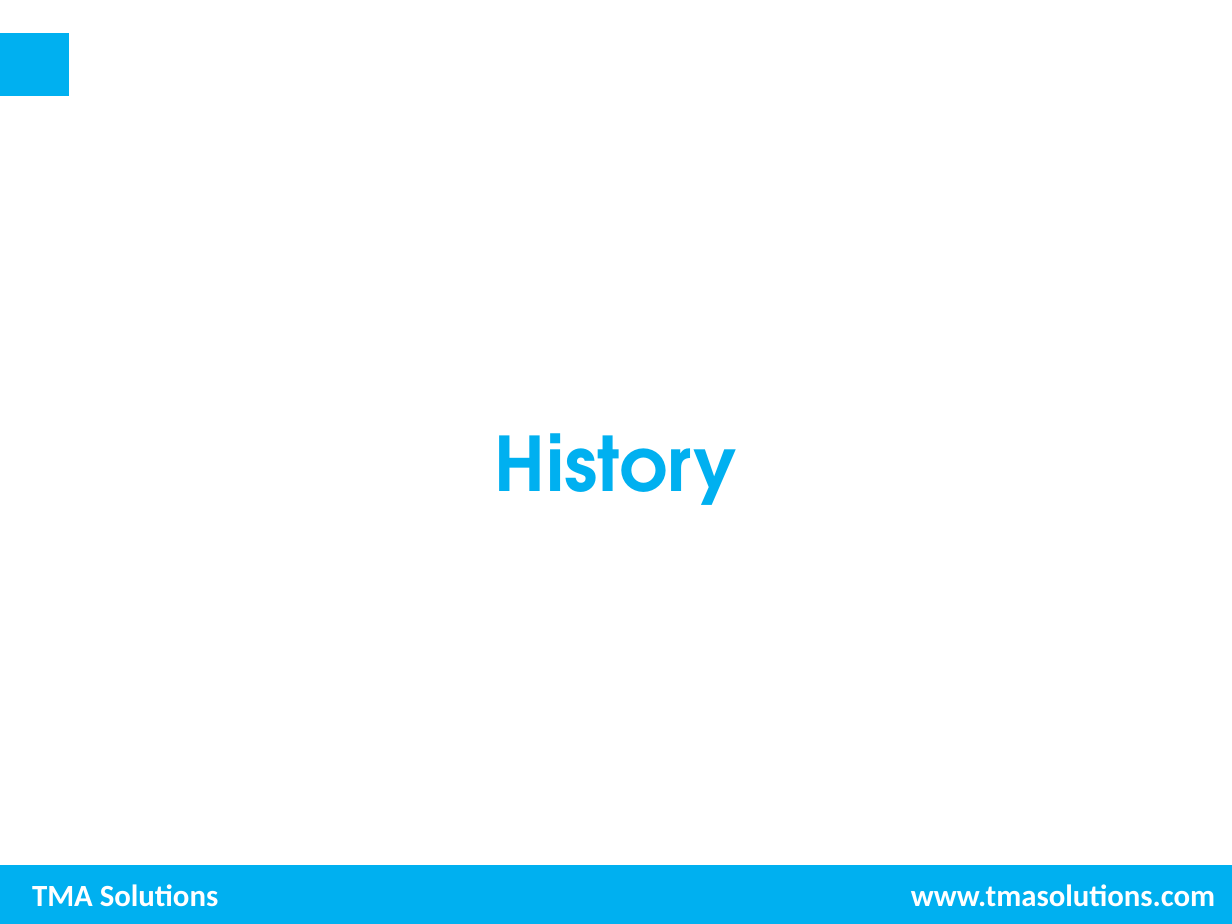
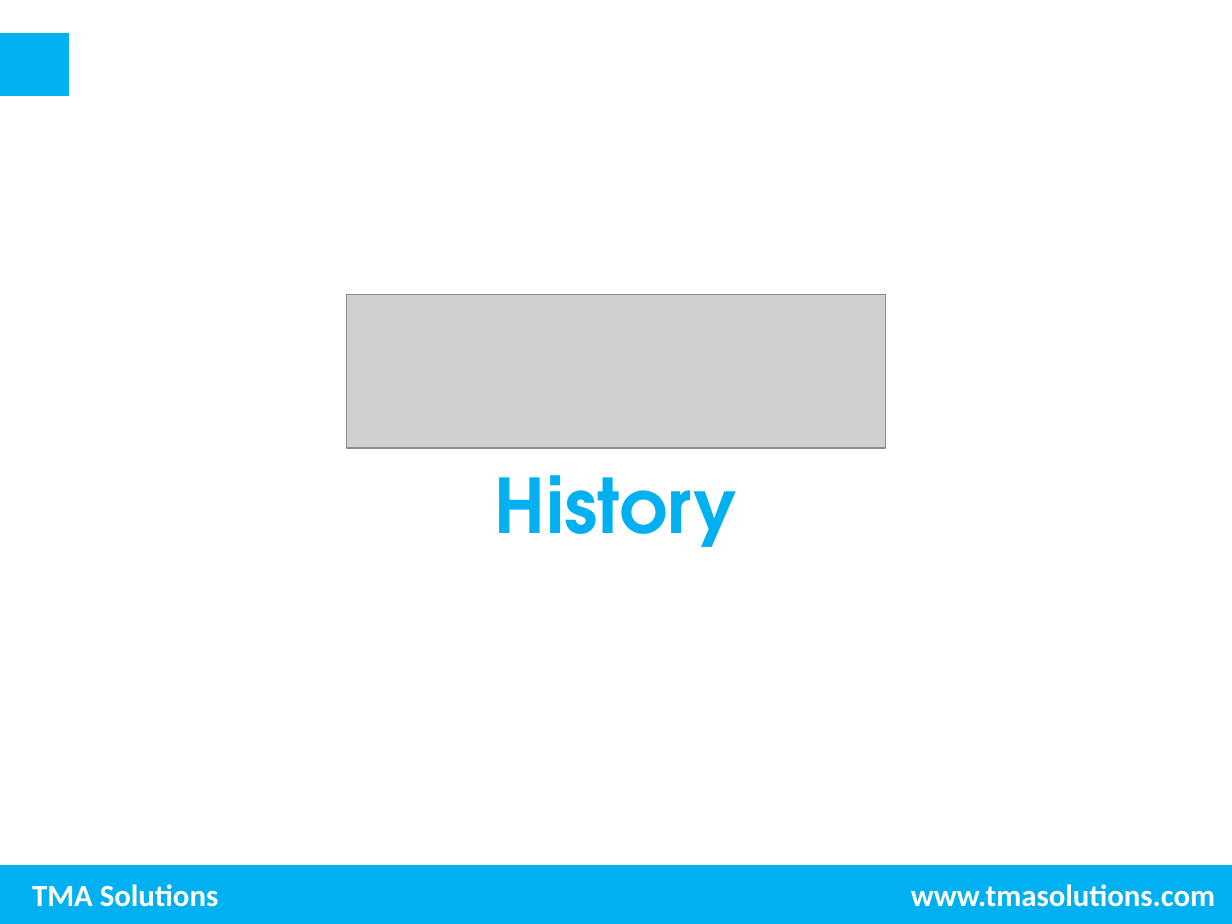
Before and after one commit to trungnghia2009/MachineLearning, a slide deck: slide 6 of Photoelectric effect.pptx. Drawn at 1232x924 pixels with LibreOffice and Linux fonts; fonts in the diff are those of the drawing; grey boxes stand for pictures; background and template pictures are left out. Boxes give left, top, right and bottom in pixels: in the first picture for what was removed or moved away, otherwise in the second. Text is boxed around its words. In the diff, an @@ line names an element or a change of style, - is before the commit and + after.

```diff
--- a/Photoelectric effect.pptx
+++ b/Photoelectric effect.pptx
@@ picture added at [346, 294, 886, 448] @@
@@ text "History": place and size @@
-text "History" at [495, 433, 737, 505]
+text "History" at [495, 475, 737, 547]
```
Also in this commit, not shown: 7 other slides changed.
